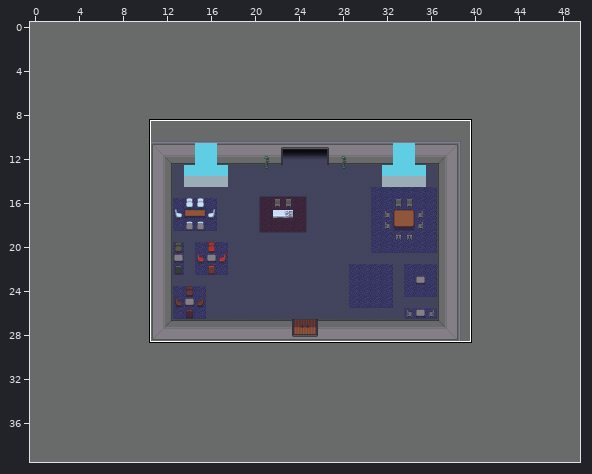
A Tiled map gets an edit: maps/demo conference/demo_conference_foyer.tmx. Above, an overview of the earlier version with the close-up marked.
Close-up. The starting point:
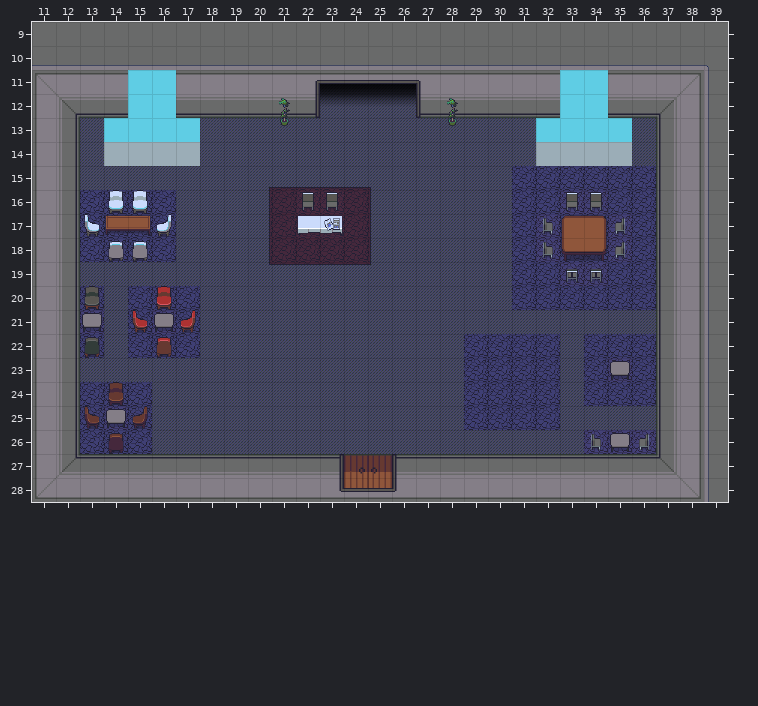
Cells are 32x32 px. Shown: x 11..39, y 9..28.
After:
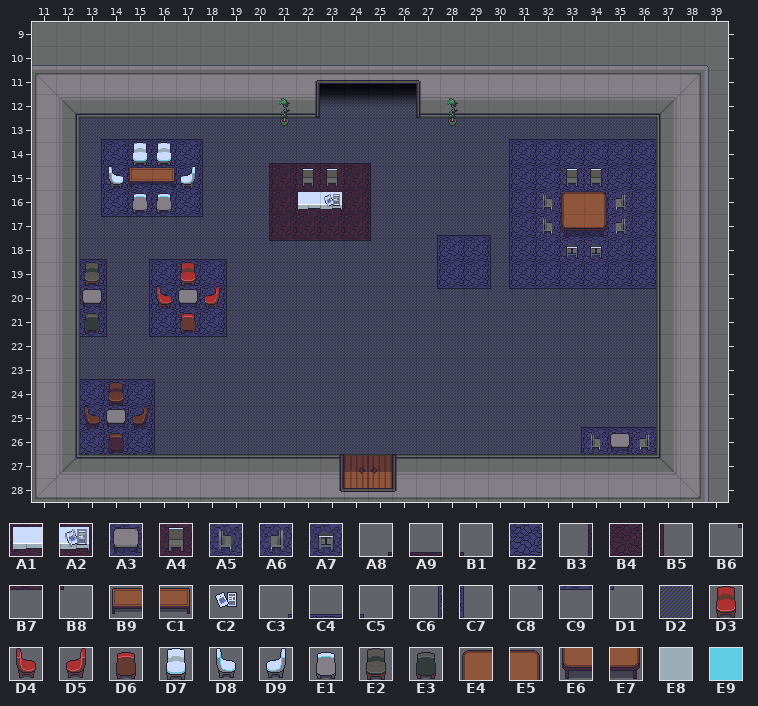
Key: from "Gather Conference 0.x": A1 211, A2 213, A3 289, A4 321, A5 322, A6 322 flipped left-right, A7 323; from "Gather Games 0.x": A8 19, A9 20, B1 21, B2 43, B3 48, B4 49, B5 50, B6 77, B7 78, B8 79, B9 123, C1 125, C2 185; from "Gather University 0.x": C3 14, C4 15, C5 16, C6 43, C7 45, C8 72, C9 73, D1 74, D2 115, D3 118, D4 119, D5 119 flipped left-right, D6 120, D7 124, D8 125, D9 125 flipped left-right, E1 126, E2 127, E3 129, E4 147, E5 149, E6 205, E7 207, E8 262, E9 349.
__ is an empty cell, .. an unchanged one.
Tiles of an added or newly shown layer are drawn over the layers below it.
See-through tiles are keyed as they look on the map.
The edit:
--- layer "Ground"
@@ x 29..36 @@
-22 B2 B2 B2 B2 .. B2 B2 B2
-23 B2 B2 B2 B2 .. B2 B2 B2
-24 B2 B2 B2 B2 .. B2 B2 B2
-25 B2 B2 B2 B2 .. .. .. ..
+22 D2 D2 D2 D2 .. D2 D2 D2
+23 D2 D2 D2 D2 .. D2 D2 D2
+24 D2 D2 D2 D2 .. D2 D2 D2
+25 D2 D2 D2 D2 .. .. .. ..
--- layer "Ground 2"
@@ x 13..36 @@
-13 .. __ __ __ __ .. .. .. .. .. .. .. .. .. .. .. .. .. .. .. .. .. .. ..
-14 __ __ __ __ __ __ .. __ __ __ __ __ __ .. .. .. .. .. .. .. .. .. .. ..
-15 __ __ __ __ __ __ .. A8 A9 A9 A9 A9 B1 .. .. .. .. .. .. .. B2 B2 .. ..
-16 B2 .. .. .. __ __ .. .. .. .. .. .. .. .. .. .. .. .. .. B2 B2 B2 B2 ..
-17 B2 B2 B2 B2 __ .. .. .. .. .. .. .. .. .. .. __ __ __ .. .. B2 B2 .. ..
-18 B2 B2 B2 B2 __ __ .. B3 B4 B4 B4 B4 B5 .. __ __ __ __ .. B2 B2 B2 B2 ..
-19 __ __ __ __ __ __ __ B6 B7 B7 B7 B7 B8 .. __ __ __ __ .. .. B2 B2 .. ..
-20 .. __ B2 .. .. __ __ .. .. .. .. .. .. .. __ __ __ __ B2 B2 B2 B2 B2 B2
-21 .. __ B2 .. .. __ __ .. .. .. .. .. .. .. .. .. .. .. .. .. .. .. .. ..
-22 B2 .. B2 B2 B2 __ .. .. .. .. .. .. .. .. .. .. .. .. .. .. .. .. .. ..
-23 __ __ __ .. .. .. .. .. .. .. .. .. .. .. .. .. .. .. .. .. .. .. .. ..
-24 .. .. .. __ .. .. .. .. .. .. .. .. .. .. .. .. .. .. .. .. .. .. .. ..
-25 .. .. .. __ .. .. .. .. .. .. .. .. .. .. .. .. .. .. .. .. .. __ __ __
-26 .. .. .. __ .. .. .. .. .. .. .. .. .. .. .. .. .. .. .. .. __ .. .. ..
+13 .. C4 C4 C4 C4 .. .. .. .. .. .. .. .. .. .. .. .. .. .. .. .. .. .. ..
+14 C6 B2 B2 B2 B2 C7 .. A8 A9 A9 A9 A9 B1 .. .. .. .. .. .. .. .. .. .. ..
+15 C6 B2 B2 B2 B2 C7 .. B3 B4 B4 B4 B4 B5 .. .. .. .. .. .. .. __ __ .. ..
+16 C6 .. .. .. B2 C7 .. .. .. .. .. .. .. .. .. .. .. .. .. __ __ __ __ ..
+17 C8 C9 C9 C9 C9 .. .. .. .. .. .. .. .. .. .. C4 C4 C5 .. .. __ __ .. ..
+18 C4 C5 C3 C4 C4 C4 .. B6 B7 B7 B7 B7 B8 .. C6 B2 B2 C7 .. __ __ __ __ ..
+19 B2 C7 C6 B2 B2 B2 C7 __ __ __ __ __ __ .. C6 B2 B2 C7 .. .. __ __ .. ..
+20 .. C7 C6 .. .. B2 C7 .. .. .. .. .. .. .. C8 C9 C9 D1 __ __ __ __ __ __
+21 .. C7 C6 .. .. B2 C7 .. .. .. .. .. .. .. .. .. .. .. .. .. .. .. .. ..
+22 C9 .. C8 C9 C9 C9 .. .. .. .. .. .. .. .. .. .. .. .. .. .. .. .. .. ..
+23 C4 C4 C4 .. .. .. .. .. .. .. .. .. .. .. .. .. .. .. .. .. .. .. .. ..
+24 .. .. .. C7 .. .. .. .. .. .. .. .. .. .. .. .. .. .. .. .. .. .. .. ..
+25 .. .. .. C7 .. .. .. .. .. .. .. .. .. .. .. .. .. .. .. .. .. C4 C4 C4
+26 .. .. .. C7 .. .. .. .. .. .. .. .. .. .. .. .. .. .. .. .. C6 .. .. ..
--- layer "Ground 3" (added)
@@ x 30..36 @@
-13 .. __ __ __ __ __ __
-14 __ __ __ __ __ __ __
-15 __ .. .. __ __ .. ..
-16 __ .. __ __ __ __ ..
-17 __ .. .. __ __ .. ..
-18 __ .. __ __ __ __ ..
-19 __ .. .. __ __ .. ..
-20 __ __ __ __ __ __ __
+13 .. C4 C4 C4 C4 C4 C4
+14 C6 B2 B2 B2 B2 B2 B2
+15 C6 .. .. B2 B2 .. ..
+16 C6 .. B2 B2 B2 B2 ..
+17 C6 .. .. B2 B2 .. ..
+18 C6 .. B2 B2 B2 B2 ..
+19 C6 .. .. B2 B2 .. ..
+20 C8 C9 C9 C9 C9 C9 C9
--- layer "L1"
@@ x 13..35 @@
-14 .. .. __ __ .. .. .. .. .. .. .. .. .. .. .. .. .. .. .. .. .. .. ..
-15 .. __ __ __ __ .. .. .. .. __ __ .. .. .. .. .. .. .. .. .. __ __ ..
-16 .. D7 D7 __ .. .. .. .. .. A4 A4 .. .. .. .. .. .. .. .. __ A4 A4 __
-17 D8 B9 C1 D9 .. .. .. .. .. A1 A2 .. .. .. .. .. .. .. .. .. E4 E5 ..
-18 .. E1 E1 .. .. .. .. .. .. .. .. .. .. .. .. .. .. .. .. A5 E6 E7 A6
-19 __ .. .. .. __ .. .. .. .. .. .. .. .. .. .. .. .. .. .. .. A7 A7 ..
-20 E2 .. .. D3 __ __ .. .. .. .. .. .. .. .. .. .. .. .. .. .. .. .. ..
-21 A3 .. D4 A3 D5 .. .. .. .. .. .. .. .. .. .. .. .. .. .. .. .. .. ..
-22 E3 .. .. D6 .. .. .. .. .. .. .. .. .. .. .. .. .. .. .. .. .. .. ..
-23 .. .. .. .. .. .. .. .. .. .. .. .. .. .. .. .. .. .. .. .. .. .. A3
+14 .. .. D7 D7 .. .. .. .. .. .. .. .. .. .. .. .. .. .. .. .. .. .. ..
+15 .. D8 B9 C1 D9 .. .. .. .. A4 A4 .. .. .. .. .. .. .. .. .. A4 A4 ..
+16 .. __ E1 E1 .. .. .. .. .. A1 A2 .. .. .. .. .. .. .. .. A5 E4 E5 A6
+17 __ __ __ __ .. .. .. .. .. __ __ .. .. .. .. .. .. .. .. .. E6 E7 ..
+18 .. __ __ .. .. .. .. .. .. .. .. .. .. .. .. .. .. .. .. __ A7 A7 __
+19 E2 .. .. .. D3 .. .. .. .. .. .. .. .. .. .. .. .. .. .. .. __ __ ..
+20 A3 .. .. D4 A3 D5 .. .. .. .. .. .. .. .. .. .. .. .. .. .. .. .. ..
+21 E3 .. __ __ D6 .. .. .. .. .. .. .. .. .. .. .. .. .. .. .. .. .. ..
+22 __ .. .. __ .. .. .. .. .. .. .. .. .. .. .. .. .. .. .. .. .. .. ..
+23 .. .. .. .. .. .. .. .. .. .. .. .. .. .. .. .. .. .. .. .. .. .. __
--- layer "BLOCKING" (removed)
@@ x 14..35 @@
-11 .. E9 E9 .. .. .. .. .. .. .. .. .. .. .. .. .. .. .. .. E9 E9 ..
-12 .. E9 E9 .. .. .. .. .. .. .. .. .. .. .. .. .. .. .. .. E9 E9 ..
-13 E9 E9 E9 E9 .. .. .. .. .. .. .. .. .. .. .. .. .. .. E9 E9 E9 E9
-14 E8 E8 E8 E8 .. .. .. .. .. .. .. .. .. .. .. .. .. .. E8 E8 E8 E8
+11 .. __ __ .. .. .. .. .. .. .. .. .. .. .. .. .. .. .. .. __ __ ..
+12 .. __ __ .. .. .. .. .. .. .. .. .. .. .. .. .. .. .. .. __ __ ..
+13 __ __ __ __ .. .. .. .. .. .. .. .. .. .. .. .. .. .. __ __ __ __
+14 __ __ __ __ .. .. .. .. .. .. .. .. .. .. .. .. .. .. __ __ __ __
--- layer "L2"
@@ x 23..23 @@
-16 __
-17 C2
+16 C2
+17 __
